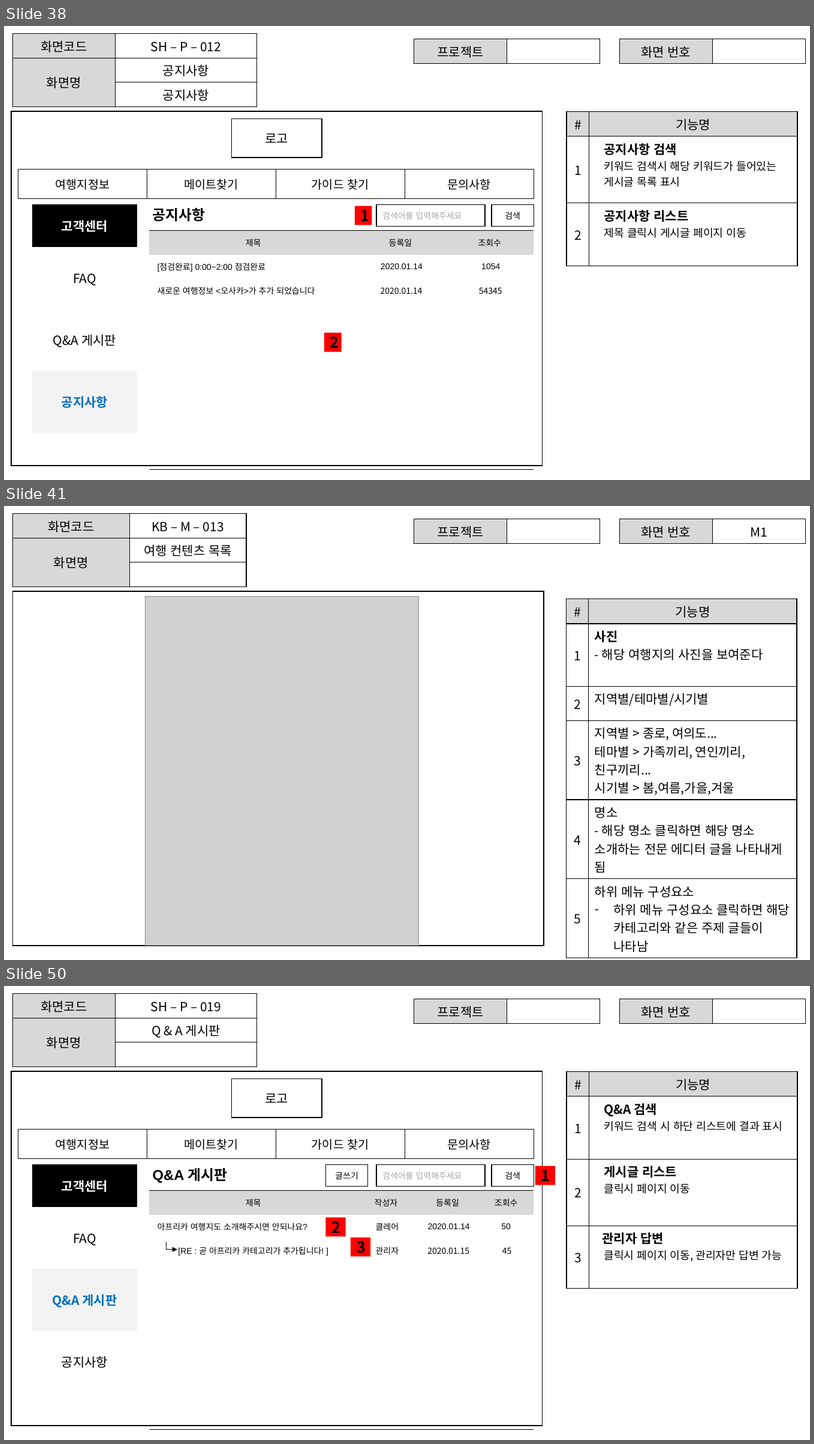
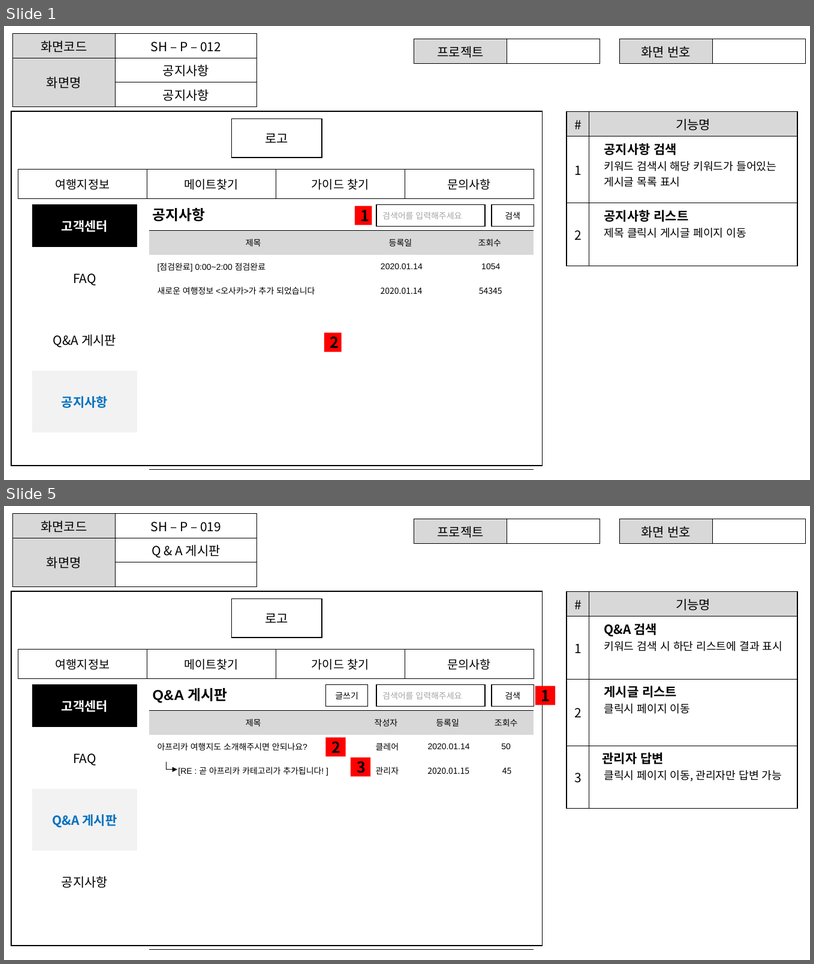
Before and after one commit to ezenteam2/TripMate, a slide deck: 2조 project02 - 서희.pptx. Shown one above the other, each under a label of ours: slides 38, 41 and 50 before the commit, slides 1 and 5 after it; the slides between them are not shown. The pictures are 814x1444 and 814x964 pixels, drawn with LibreOffice and Linux fonts; fonts in the diff are those of the drawing; grey boxes stand for pictures. Boxes give left, top, right and bottom in pixels: in the first picture for what was removed or moved away, otherwise in the second. Text is boxed around its words. In the diff, an @@ line names an element or a change of style, - is before the commit and + after.

```diff
--- a/2조 project02 - 서희.pptx
+++ b/2조 project02 - 서희.pptx
@@ slide 41 removed at [4, 506, 810, 960], background #FFFFFF @@
@@ table removed at [12, 514, 246, 577], 3 rows, 2 columns @@
-화면코드 | KB – M – 013
-화면명 | 여행 컨텐츠 목록
- | 
@@ table removed at [414, 519, 600, 540], 1 rows, 2 columns @@
-프로젝트 | 
@@ table removed at [620, 519, 806, 540], 1 rows, 2 columns @@
-화면 번호 | M1
@@ rectangle removed at [12, 591, 543, 945] @@
@@ picture removed at [146, 597, 419, 946] @@
@@ table removed at [567, 598, 797, 954], 6 rows, 2 columns @@
-# | 기능명
-1 | 사진 / - 해당 여행지의 사진을 보여준다
-2 | 지역별/테마별/시기별
-3 | 지역별 > 종로, 여의도... / 테마별 > 가족끼리, 연인끼리, 친구끼리... / 시기별 > 봄,여름,가을,겨울
-4 | 명소 / - 해당 명소 클릭하면 해당 명소 소개하는 전문 에디터 글을 나타내게 됨
-5 | 하위 메뉴 구성요소 / 하위 메뉴 구성요소 클릭하면 해당 카테고리와 같은 주제 글들이 나타남
@@ what was slide 38 is now slide 1 @@
@@ what was slide 50 is now slide 5 @@
```
Also in this commit, not shown: 11 slides added, 59 other slides removed.
